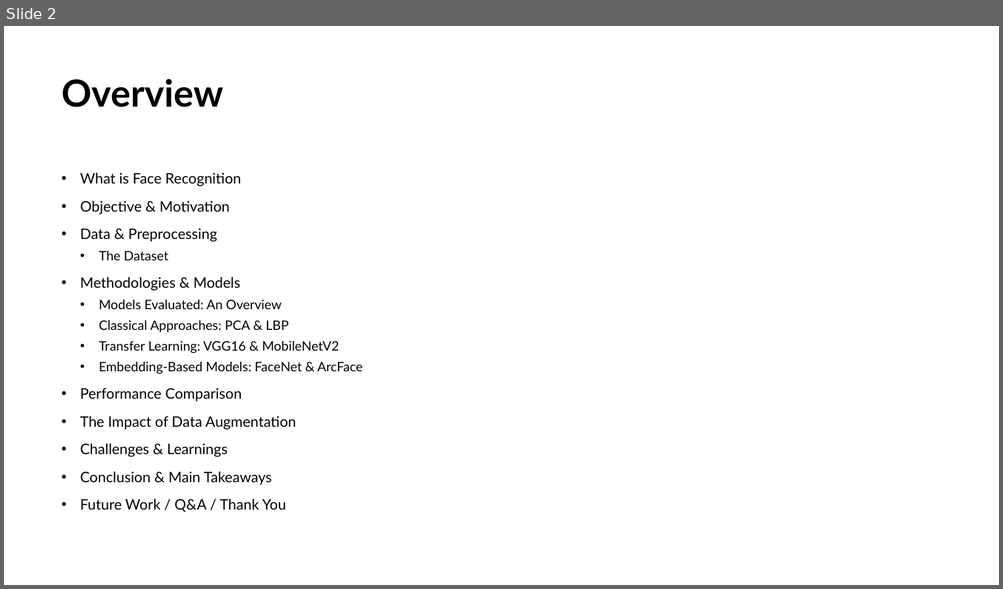
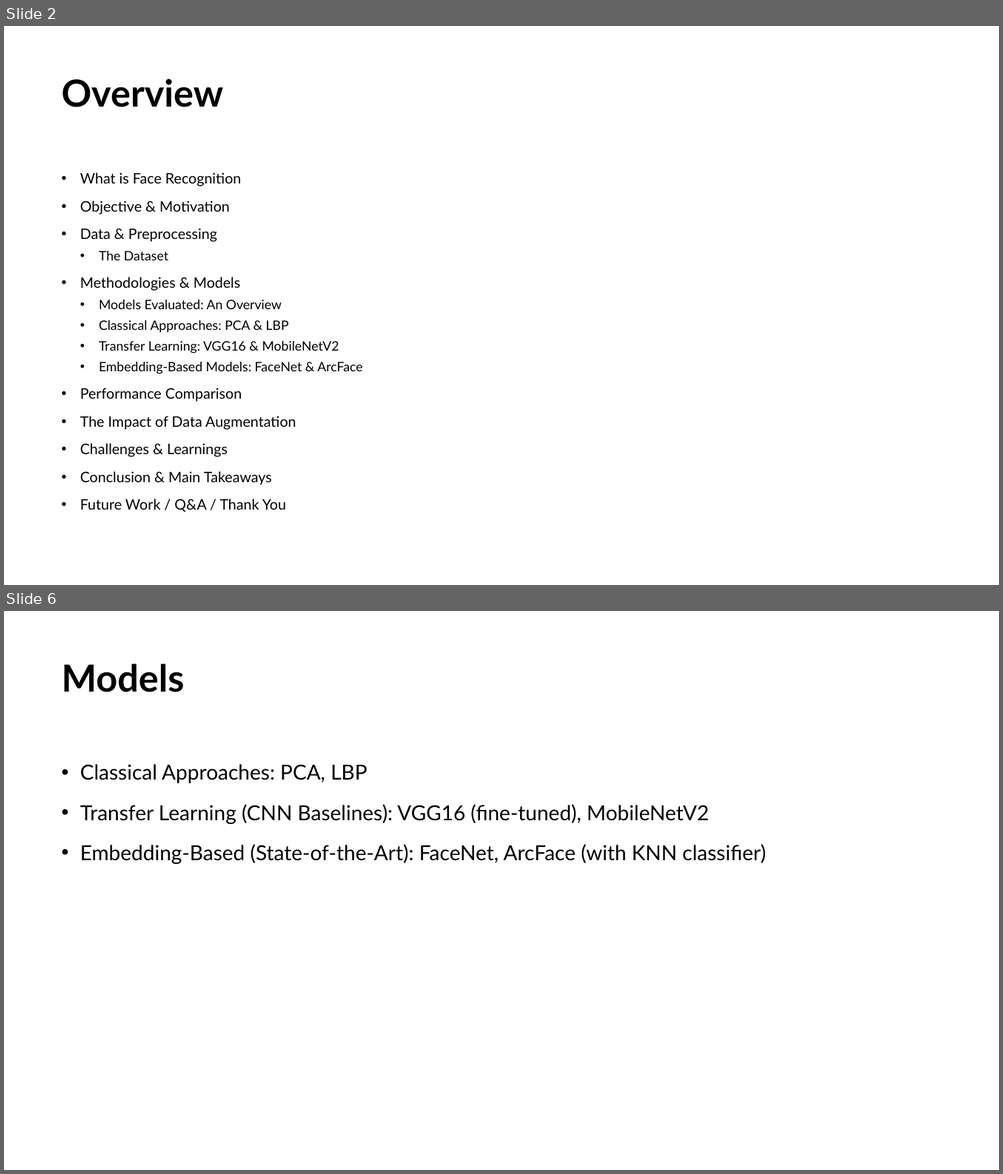
Before and after one commit to JackGraymer/Face-Recognition, a slide deck: Face Reconition Presentation_v2.pptx. Shown one above the other, each under a label of ours: slide 2 before the commit, slides 2 and 6 after it; the slides between them are not shown. The pictures are 1003x589 and 1003x1174 pixels, drawn with LibreOffice and Linux fonts; fonts in the diff are those of the drawing. Boxes give left, top, right and bottom in pixels: in the first picture for what was removed or moved away, otherwise in the second. Text is boxed around its words. In the diff, an @@ line names an element or a change of style, - is before the commit and + after.

```diff
--- a/Face Reconition Presentation_v2.pptx
+++ b/Face Reconition Presentation_v2.pptx
@@ slide 6 added at <box>4,611,999,1170</box>, background #FFFFFF @@
@@ title added at <box>62,664,185,692</box>, 36 pt, text #000000, bold @@
+Models
@@ text added at <box>80,764,765,864</box>, 20 pt, text #000000 @@
+• Classical Approaches: PCA, LBP
+• Transfer Learning (CNN Baselines): VGG16 (fine-tuned), MobileNetV2
+• Embedding-Based (State-of-the-Art): FaceNet, ArcFace (with KNN classifier)
```
Also in this commit, not shown: 11 other slides added, 1 other file.
